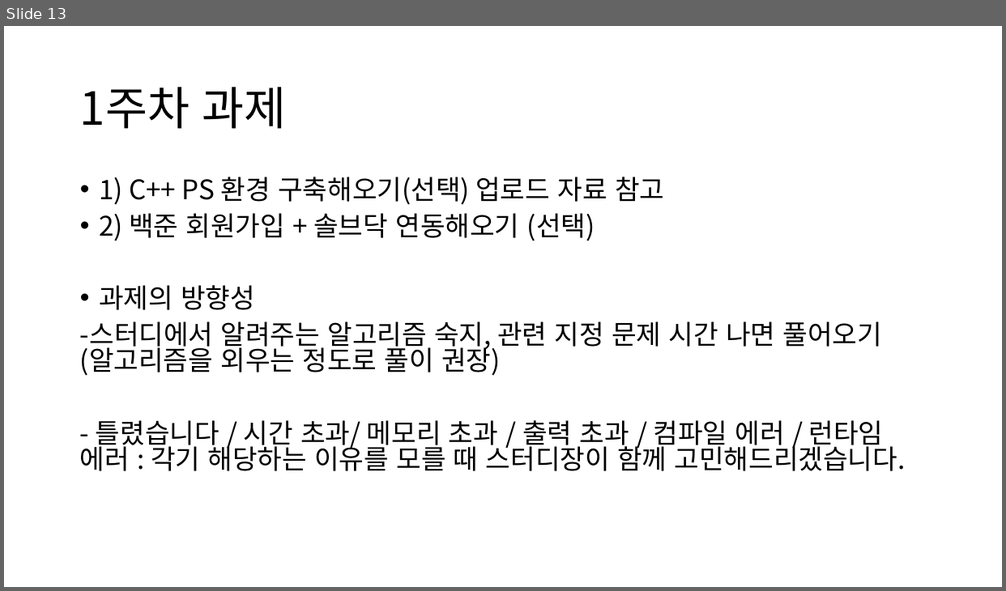
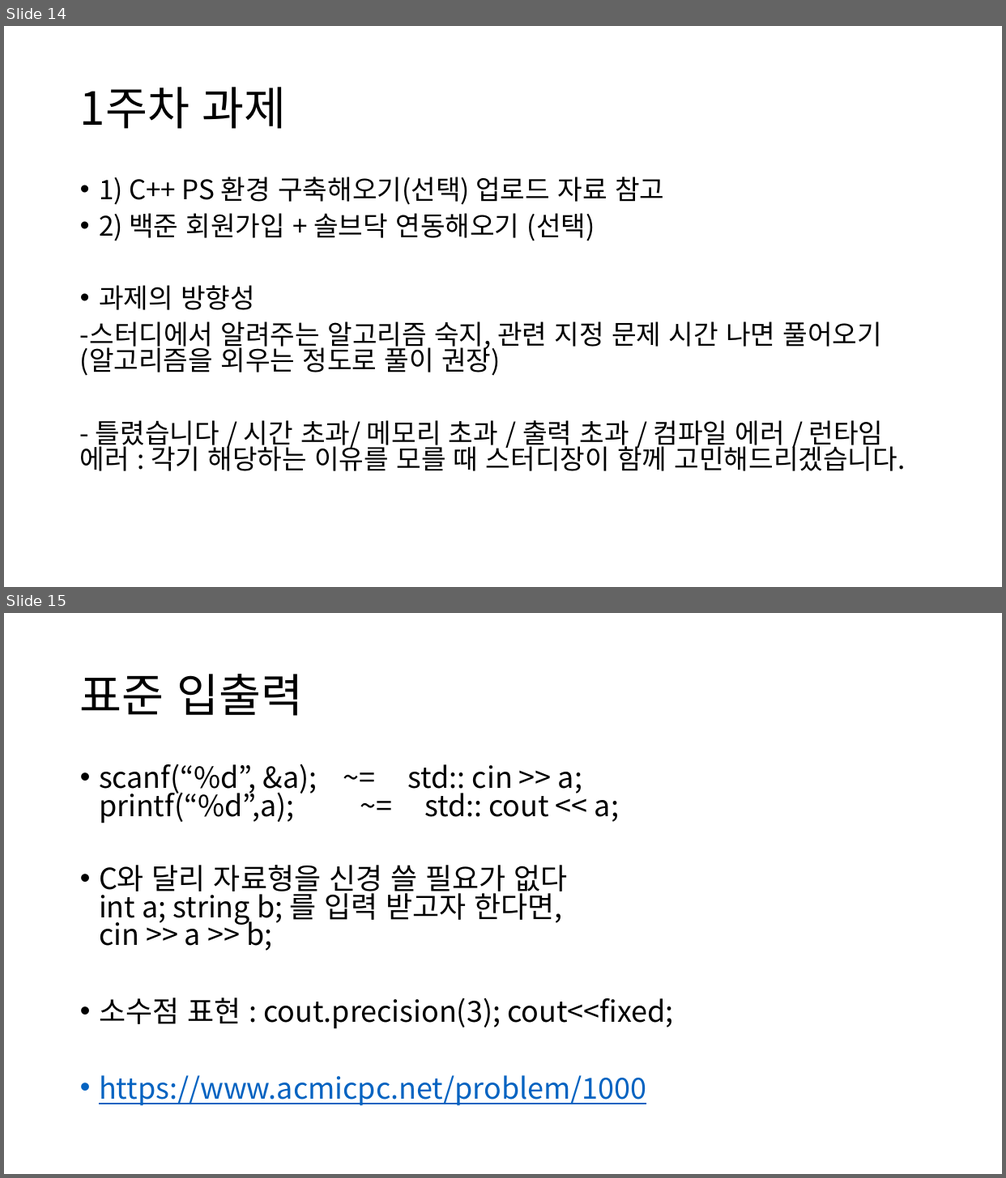
Before and after one commit to quizoverflow/2023_Algorithm_Study, a slide deck: 1주차 OT/1주차 OT.pptx. Shown one above the other, each under a label of ours: slide 13 before the commit, slides 14 and 15 after it. The pictures are 1006x591 and 1006x1178 pixels, drawn with LibreOffice and Linux fonts; fonts in the diff are those of the drawing. Boxes give left, top, right and bottom in pixels: in the first picture for what was removed or moved away, otherwise in the second. Text is boxed around its words. In the diff, an @@ line names an element or a change of style, - is before the commit and + after.

```diff
--- a/1주차 OT/1주차 OT.pptx
+++ b/1주차 OT/1주차 OT.pptx
@@ slide 15 added at bbox=[4, 613, 1002, 1174], background #FFFFFF @@
@@ title added at bbox=[80, 674, 304, 716], 44 pt, text #000000 @@
+표준 입출력
@@ text added at bbox=[99, 764, 673, 1106], 28 pt, text #000000 @@
+• scanf(“%d”, &a); ~= std:: cin >> a;
+  printf(“%d”,a); ~= std:: cout << a;
+• C와 달리 자료형을 신경 쓸 필요가 없다
+  int a; string b; 를 입력 받고자 한다면,
+  cin >> a >> b;
+• 소수점 표현 : cout.precision(3); cout<<fixed;
+• https://www.acmicpc.net/problem/1000
@@ what was slide 13 is now slide 14 @@
```
Also in this commit, not shown: 2 slides changed.
